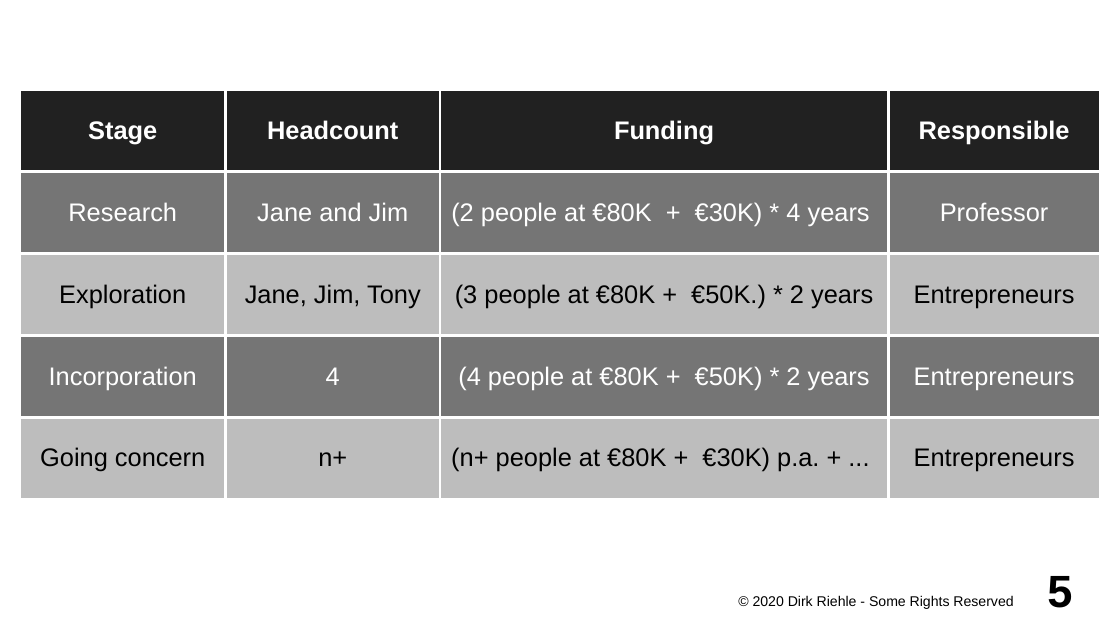
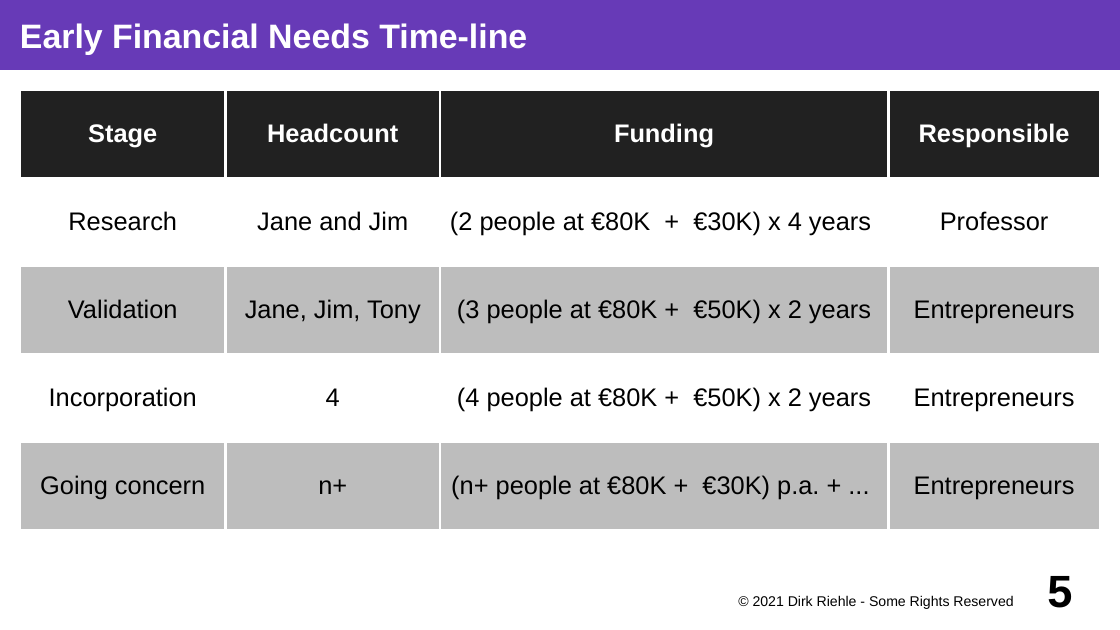
Before and after one commit to dirkriehle/coss-course, a slide deck: slide 5 of Lecture slides/COSS D04 - Fundraising.odp. Drawn at 1120x630 pixels with LibreOffice and Linux fonts; fonts in the diff are those of the drawing. Boxes give left, top, right and bottom in pixels: in the first picture for what was removed or moved away, otherwise in the second. Text is boxed around its words. In the diff, an @@ line names an element or a change of style, - is before the commit and + after.

```diff
--- a/Lecture slides/COSS D04 - Fundraising.odp
+++ b/Lecture slides/COSS D04 - Fundraising.odp
@@ title added at box(0, 0, 1120, 70), fill #673AB7, 24 pt, text #FFFFFF, bold @@
+Early Financial Needs Time-line
@@ table at box(20, 90, 1100, 531) @@
-row 2, column 3: (2 people at €80K + €30K) * 4 years
+row 2, column 3: (2 people at €80K + €30K) x 4 years
-row 3, column 1: Exploration
+row 3, column 1: Validation
-row 3, column 3: (3 people at €80K + €50K.) * 2 years
+row 3, column 3: (3 people at €80K + €50K) x 2 years
-row 4, column 3: (4 people at €80K + €50K) * 2 years
+row 4, column 3: (4 people at €80K + €50K) x 2 years
@@ fill #757575 to #FFFFFF in 8 cells @@
@@ text colour #FFFFFF to #000000 in "Research", "Jane and Jim", "Professor", "Incorporation" and 2 more places @@
@@ text at box(753, 595, 1013, 609): text changed @@
-© 2020 Dirk Riehle - Some Rights Reserved
+© 2021 Dirk Riehle - Some Rights Reserved
```
Also in this commit, not shown: 17 other slides changed, 2 slides added, 2 slides removed, 8 other files.
